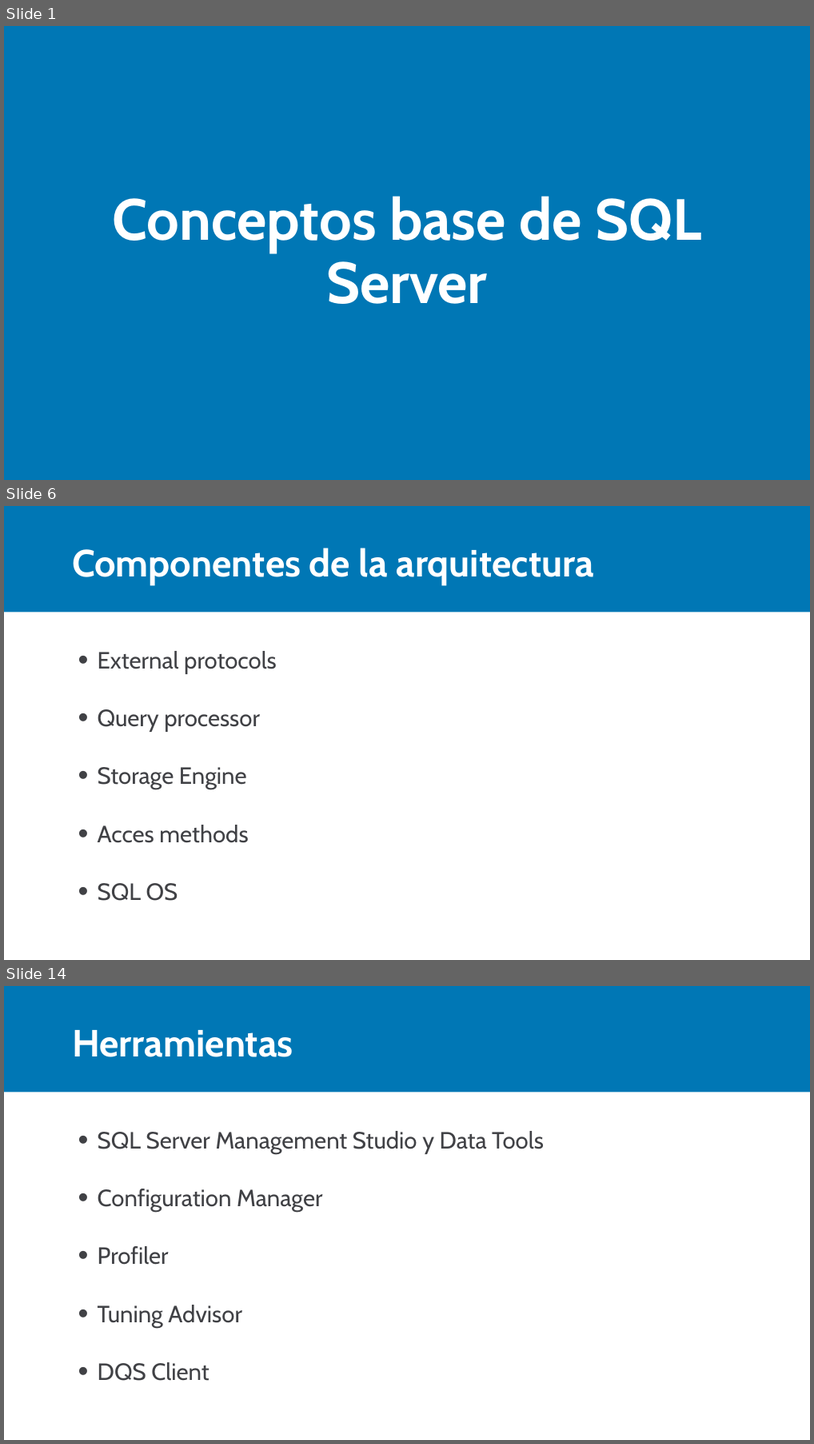
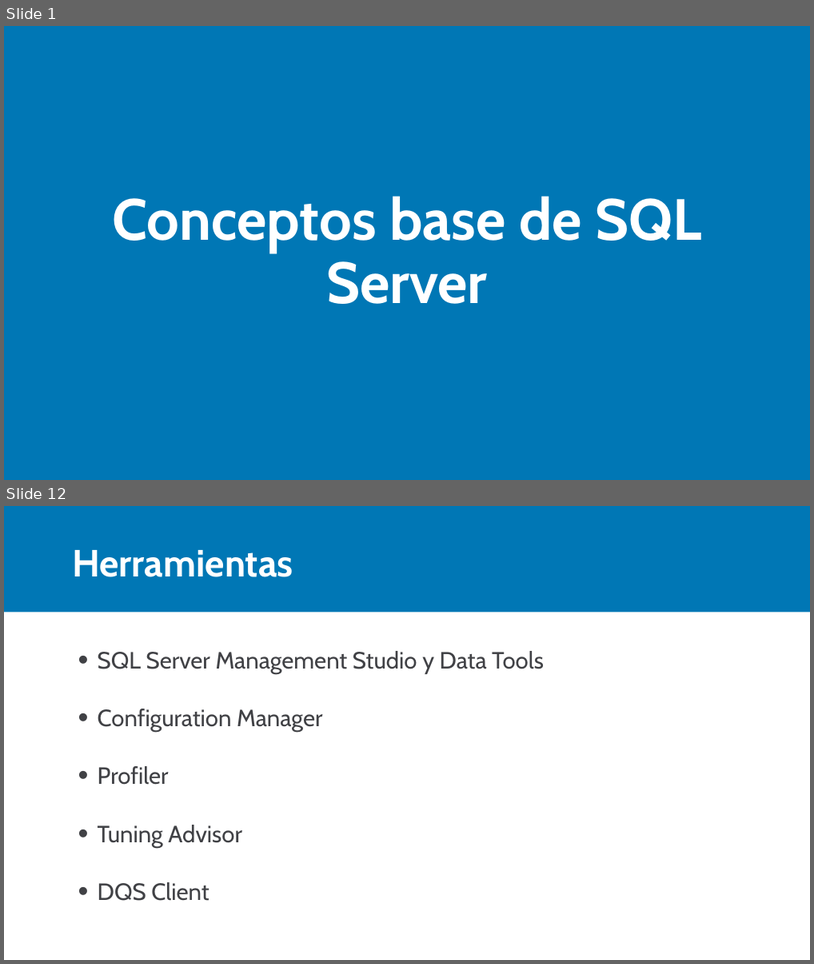
Before and after one commit to Camilo193/SQL, a slide deck: 01_Uso de objetos Nativos/01_Conociendo a SQL Server/Conceptos base.pptx. Shown one above the other, each under a label of ours: slides 1, 6 and 14 before the commit, slides 1 and 12 after it; the slides between them are not shown. The pictures are 814x1444 and 814x964 pixels, drawn with LibreOffice and Linux fonts; fonts in the diff are those of the drawing. Boxes give left, top, right and bottom in pixels: in the first picture for what was removed or moved away, otherwise in the second. Text is boxed around its words. In the diff, an @@ line names an element or a change of style, - is before the commit and + after.

```diff
--- a/01_Uso de objetos Nativos/01_Conociendo a SQL Server/Conceptos base.pptx
+++ b/01_Uso de objetos Nativos/01_Conociendo a SQL Server/Conceptos base.pptx
@@ slide 6 removed at [4, 506, 810, 960], background #FFFFFF; not listed: 1 template element that a slide beside it also shows @@
@@ title removed at [72, 548, 594, 585] @@
-Componentes de la arquitectura
@@ text removed at [98, 651, 277, 900] @@
-• External protocols
-• Query processor
-• Storage Engine
-• Acces methods
-• SQL OS
@@ what was slide 14 is now slide 12 @@
```
Also in this commit, not shown: 3 slides changed, 7 slides added, 8 other slides removed.
